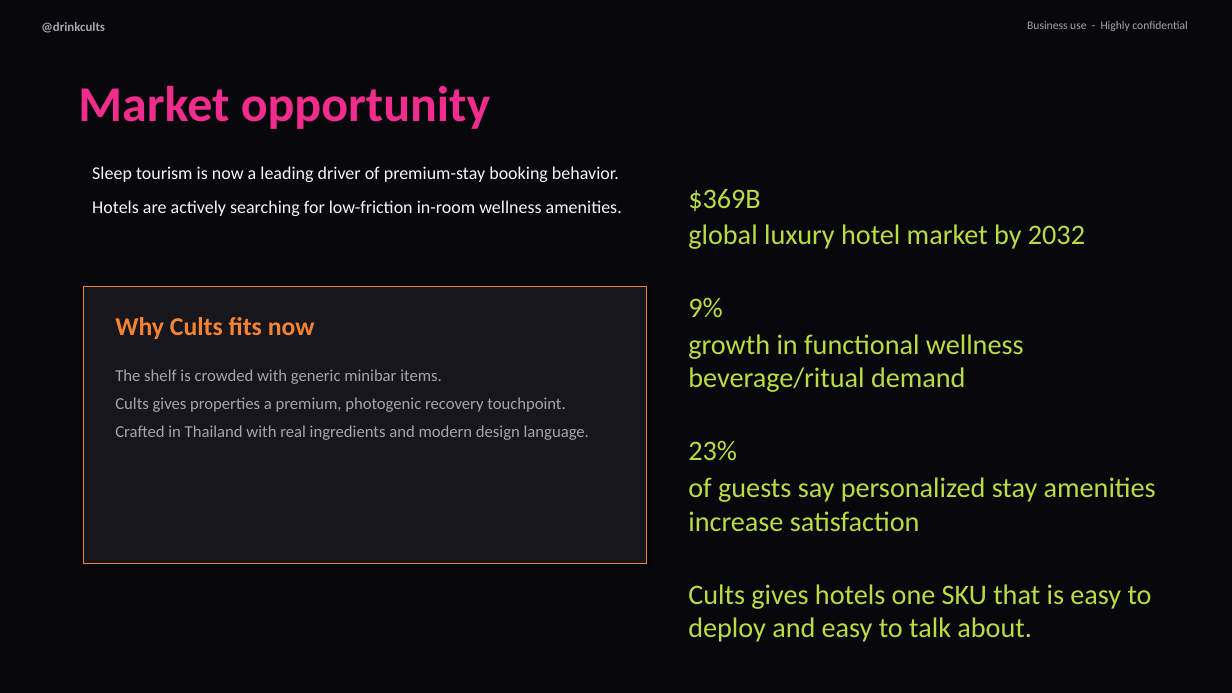
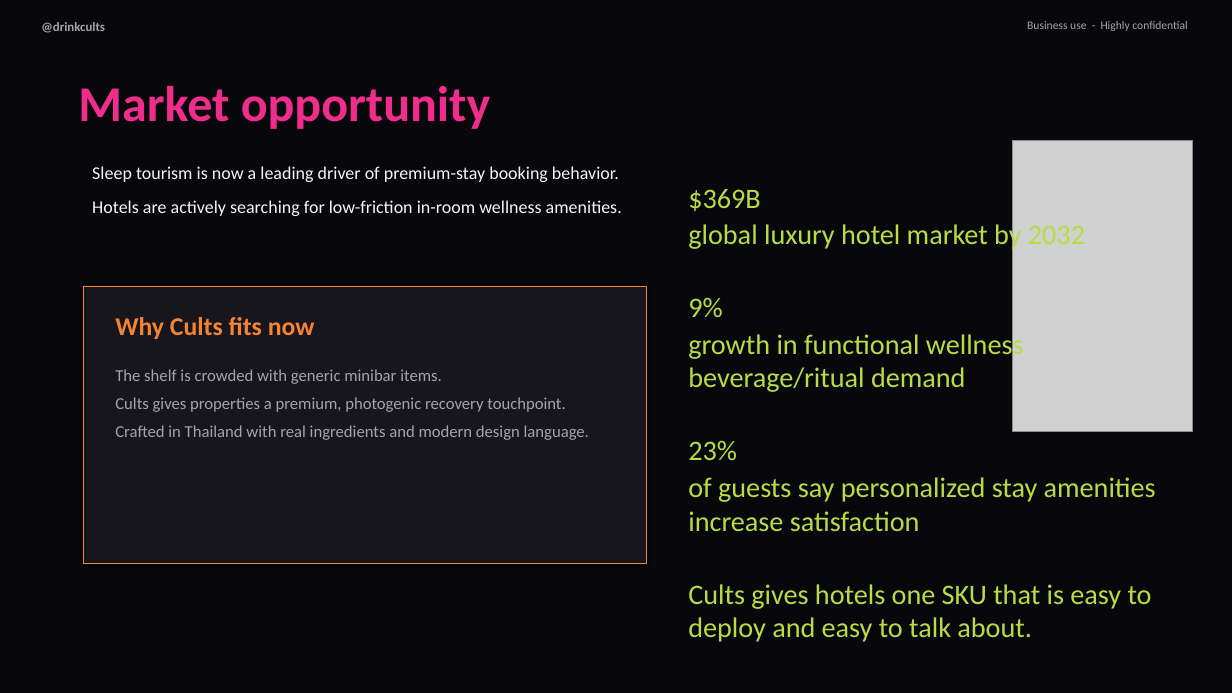
Before and after one commit to aviyashaya-tech/Cults, a slide deck: slide 4 of decks/cults-gummies-oem-hotel-proposal.pptx. Drawn at 1232x693 pixels with LibreOffice and Linux fonts; fonts in the diff are those of the drawing; grey boxes stand for pictures; background and template pictures are left out; a plain dark background stands for a picture behind light text. Boxes give left, top, right and bottom in pixels: in the first picture for what was removed or moved away, otherwise in the second. Text is boxed around its words. In the diff, an @@ line names an element or a change of style, - is before the commit and + after.

```diff
--- a/decks/cults-gummies-oem-hotel-proposal.pptx
+++ b/decks/cults-gummies-oem-hotel-proposal.pptx
@@ background #FFFFFF to picture (left out) @@
@@ picture added at [1012, 140, 1192, 432] @@
```
Also in this commit, not shown: 9 other slides changed, 9 other files.
